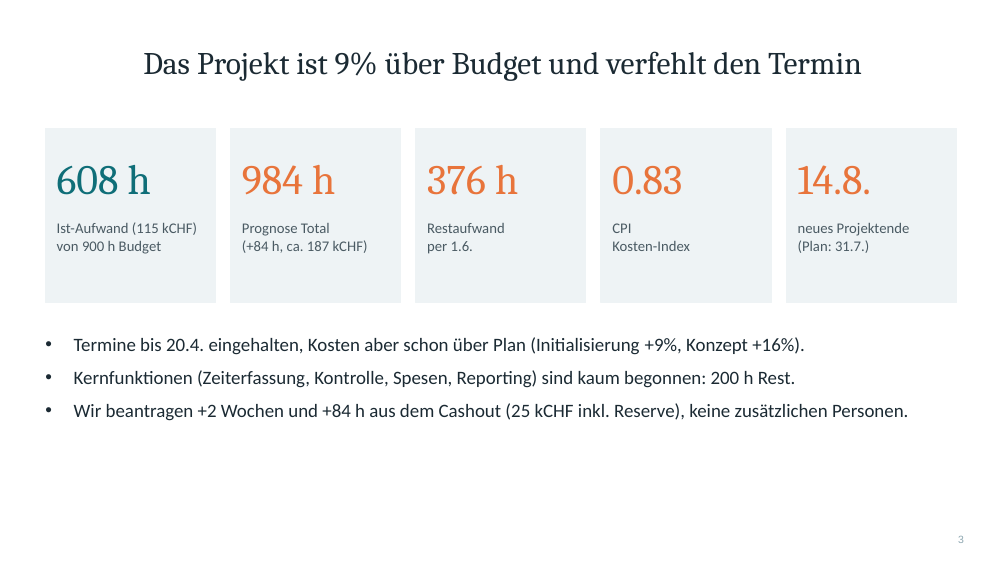
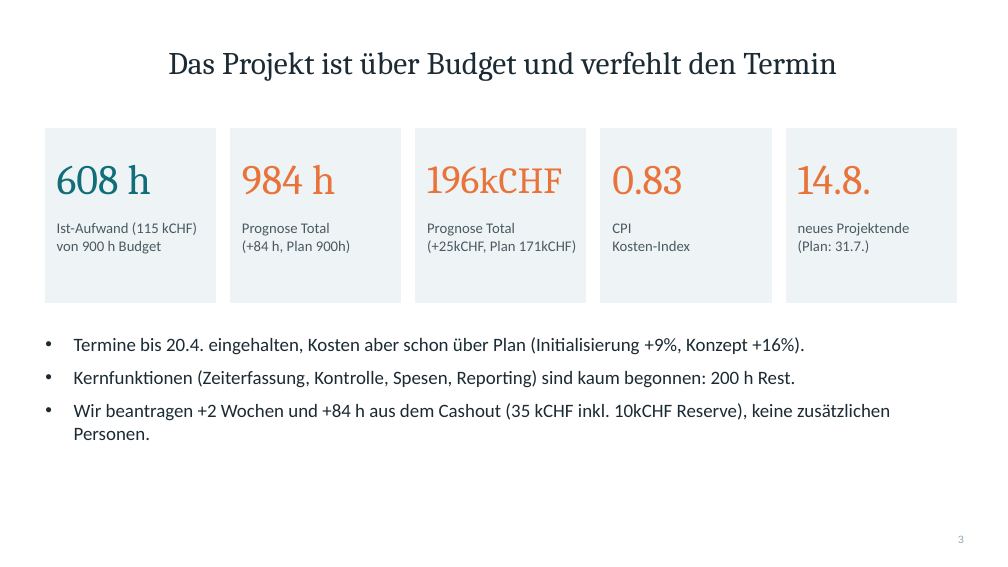
Before and after one commit to C4RN1V0R/Projektanalyse-pmqm, a slide deck: slide 3 of Projektpraesentation.pptx. Drawn at 1008x567 pixels with LibreOffice and Linux fonts; fonts in the diff are those of the drawing. Boxes give left, top, right and bottom in pixels: in the first picture for what was removed or moved away, otherwise in the second. Text is boxed around its words. In the diff, an @@ line names an element or a change of style, - is before the commit and + after.

```diff
--- a/Projektpraesentation.pptx
+++ b/Projektpraesentation.pptx
@@ title at [168, 51, 837, 81]: text changed @@
-Das Projekt ist 9% über Budget und verfehlt den Termin
+Das Projekt ist über Budget und verfehlt den Termin
@@ text at [427, 165, 518, 195]: text changed; size 40 to 35 pt @@
-376 h
+196kCHF
@@ text at [427, 223, 576, 253]: text changed @@
-Restaufwand
-per 1.6.
+Prognose Total
+(+25kCHF, Plan 171kCHF)
@@ text at [242, 240, 351, 253]: text changed @@
-(+84 h, ca. 187 kCHF)
+(+84 h, Plan 900h)
@@ text at [74, 403, 890, 440]: text changed @@
-• Wir beantragen +2 Wochen und +84 h aus dem Cashout (25 kCHF inkl. Reserve), keine zusätzlichen Personen.
+• Wir beantragen +2 Wochen und +84 h aus dem Cashout (35 kCHF inkl. 10kCHF Reserve), keine zusätzlichen Personen.
```
Also in this commit, not shown: 3 other slides changed.
